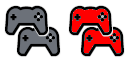
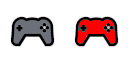
Comparing the layer stacks of the two 128px x 64px images. Changes:
renamed "Pasted Layer #2" to "grey left", hid it over left=4, top=5, right=61, bottom=57
renamed "Pasted Layer" to "red right", hid it over left=68, top=5, right=125, bottom=57
added layer "grey alone" above "red alone" over left=10, top=15, right=55, bottom=48
added layer "red alone" over left=74, top=15, right=119, bottom=48
